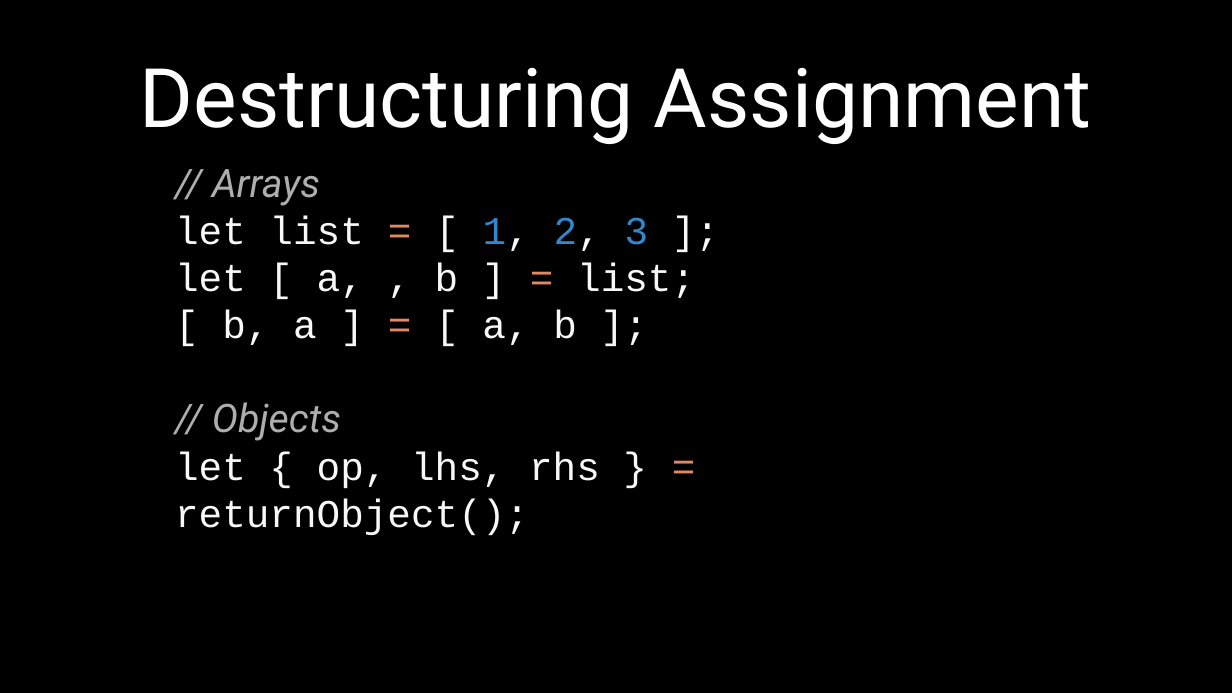
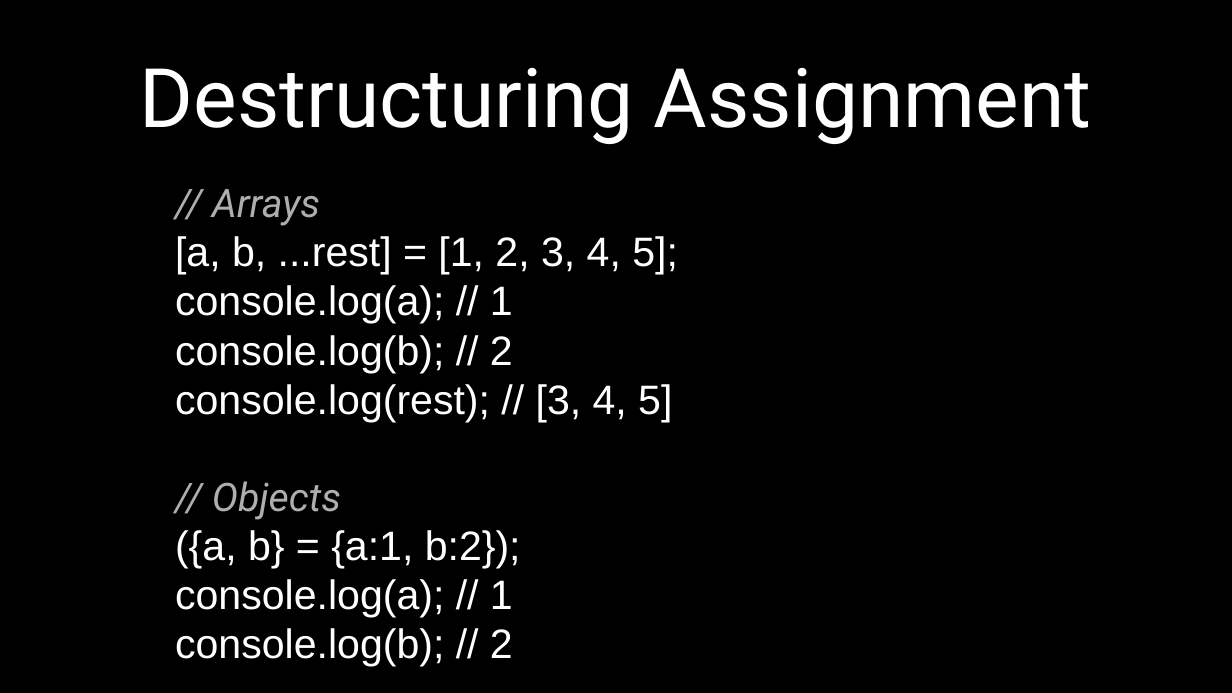
Before and after one commit to petereijgermans11/frontend-cursus, a slide deck: slide 22 of frontend-cursus/ 4 - ECMAScript 6 node-browser.pptx. Drawn at 1232x693 pixels with LibreOffice and Linux fonts; fonts in the diff are those of the drawing. Boxes give left, top, right and bottom in pixels: in the first picture for what was removed or moved away, otherwise in the second. Text is boxed around its words. In the diff, an @@ line names an element or a change of style, - is before the commit and + after.

```diff
--- a/frontend-cursus/ 4 - ECMAScript 6 node-browser.pptx
+++ b/frontend-cursus/ 4 - ECMAScript 6 node-browser.pptx
@@ text at (175, 236, 678, 422): text changed; size 23 to 24 pt; font Courier New to Arial; text colour #F8F8F8 to #FFFFFF @@
-let list = [ 1, 2, 3 ];
-let [ a, , b ] = list;
-[ b, a ] = [ a, b ];
+[a, b, ...rest] = [1, 2, 3, 4, 5];
+console.log(a); // 1
+console.log(b); // 2
+console.log(rest); // [3, 4, 5]
@@ text at (175, 530, 521, 667): text changed; size 23 to 24 pt; font Courier New to Arial; text colour #F8F8F8 to #FFFFFF @@
-let { op, lhs, rhs } = returnObject();
+({a, b} = {a:1, b:2});
+console.log(a); // 1
+console.log(b); // 2
```
Also in this commit, not shown: 2 other slides changed, 1 other file.
